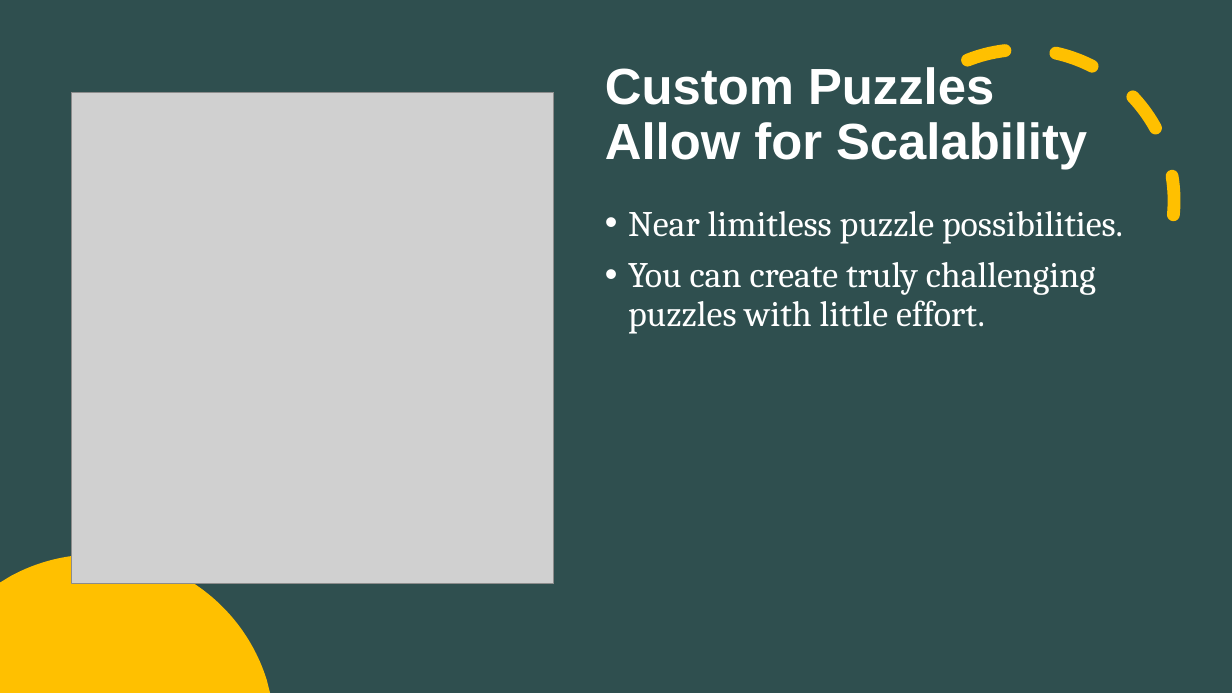
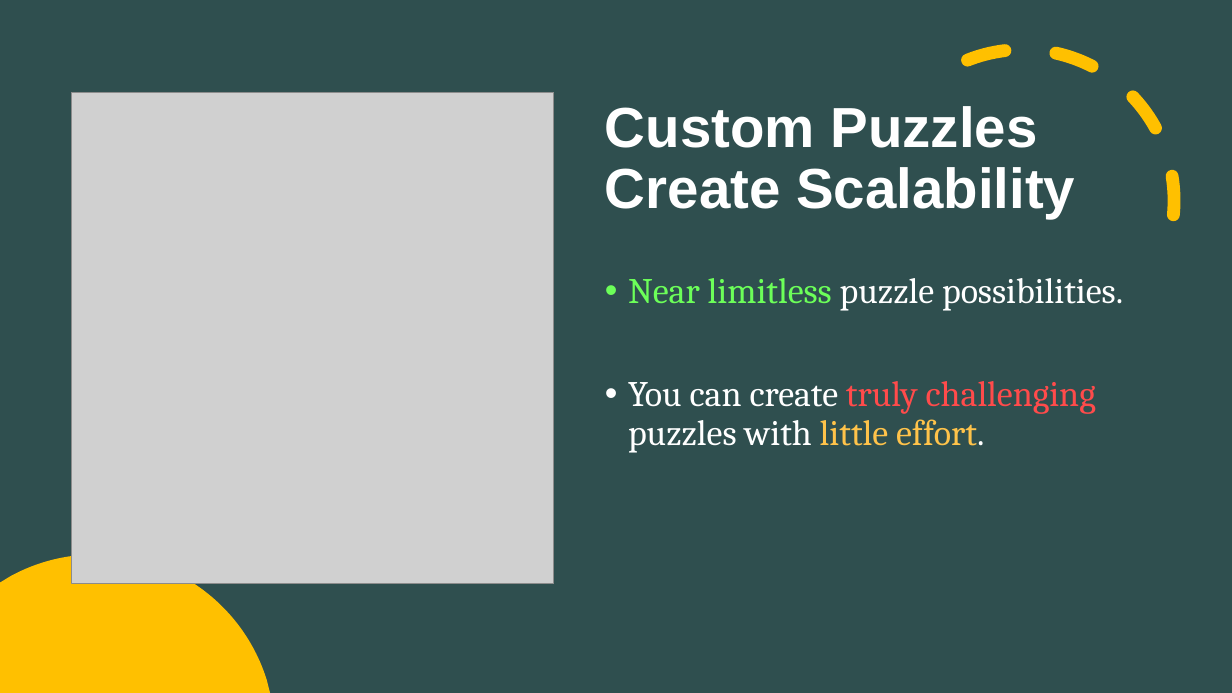
Before and after one commit to MatteoSalverio/ratlab, a slide deck: slide 21 of projects/crosswordle2/CrossWordle Presentation.pptx (slide 19 before the commit). Drawn at 1232x693 pixels with LibreOffice and Linux fonts; fonts in the diff are those of the drawing; grey boxes stand for pictures. Boxes give left, top, right and bottom in pixels: in the first picture for what was removed or moved away, otherwise in the second. Text is boxed around its words. In the diff, an @@ line names an element or a change of style, - is before the commit and + after.

```diff
--- a/projects/crosswordle2/CrossWordle Presentation.pptx
+++ b/projects/crosswordle2/CrossWordle Presentation.pptx
@@ title at [605, 106, 1075, 218]: text changed; size 39.6 to 44 pt @@
-Custom Puzzles Allow for Scalability
+Custom Puzzles Create Scalability
@@ text "Near limitless puzzle possibilities.": place and size @@
-text "Near limitless puzzle possibilities." at [628, 211, 1123, 334]
+text "Near limitless puzzle possibilities." at [628, 278, 1123, 453]
@@ text "Near limitless puzzle possibilities." at [628, 278, 1123, 453]: text colour #FFFFFF to #6CFF59 in "Near limitless"; text colour #FFFFFF to #FF4B4B in "truly challenging"; text colour #FFFFFF to #FFC34A in "little effort." @@
```
Also in this commit, not shown: 6 other slides changed, 2 slides added, 1 other file.
